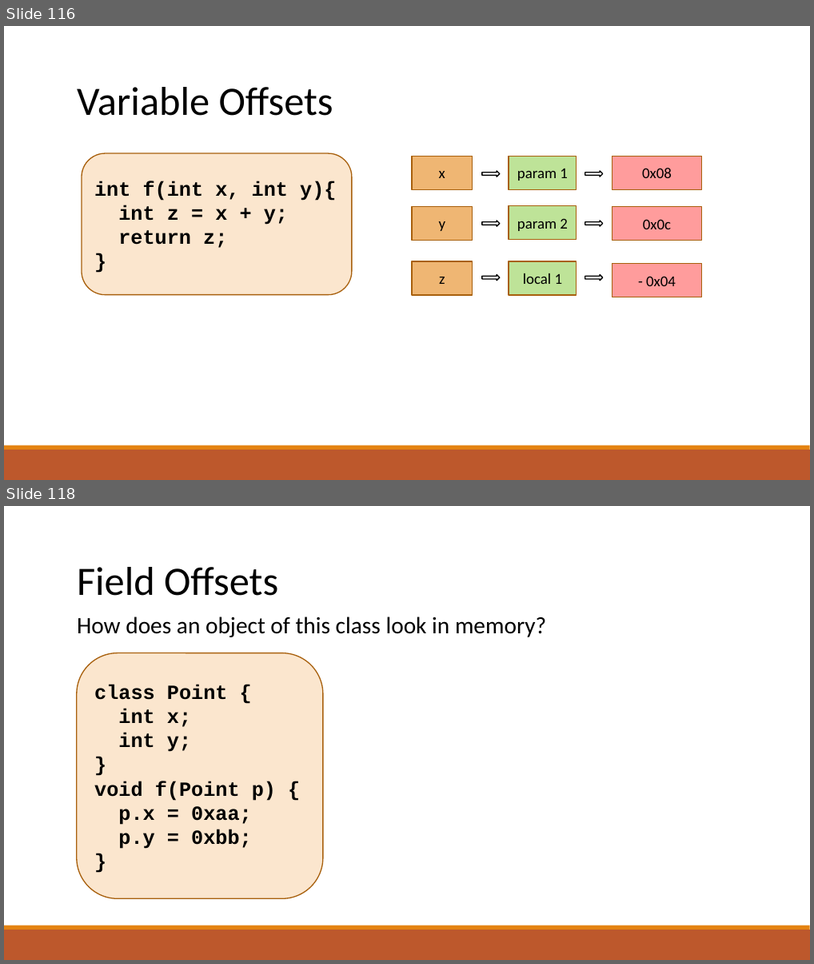
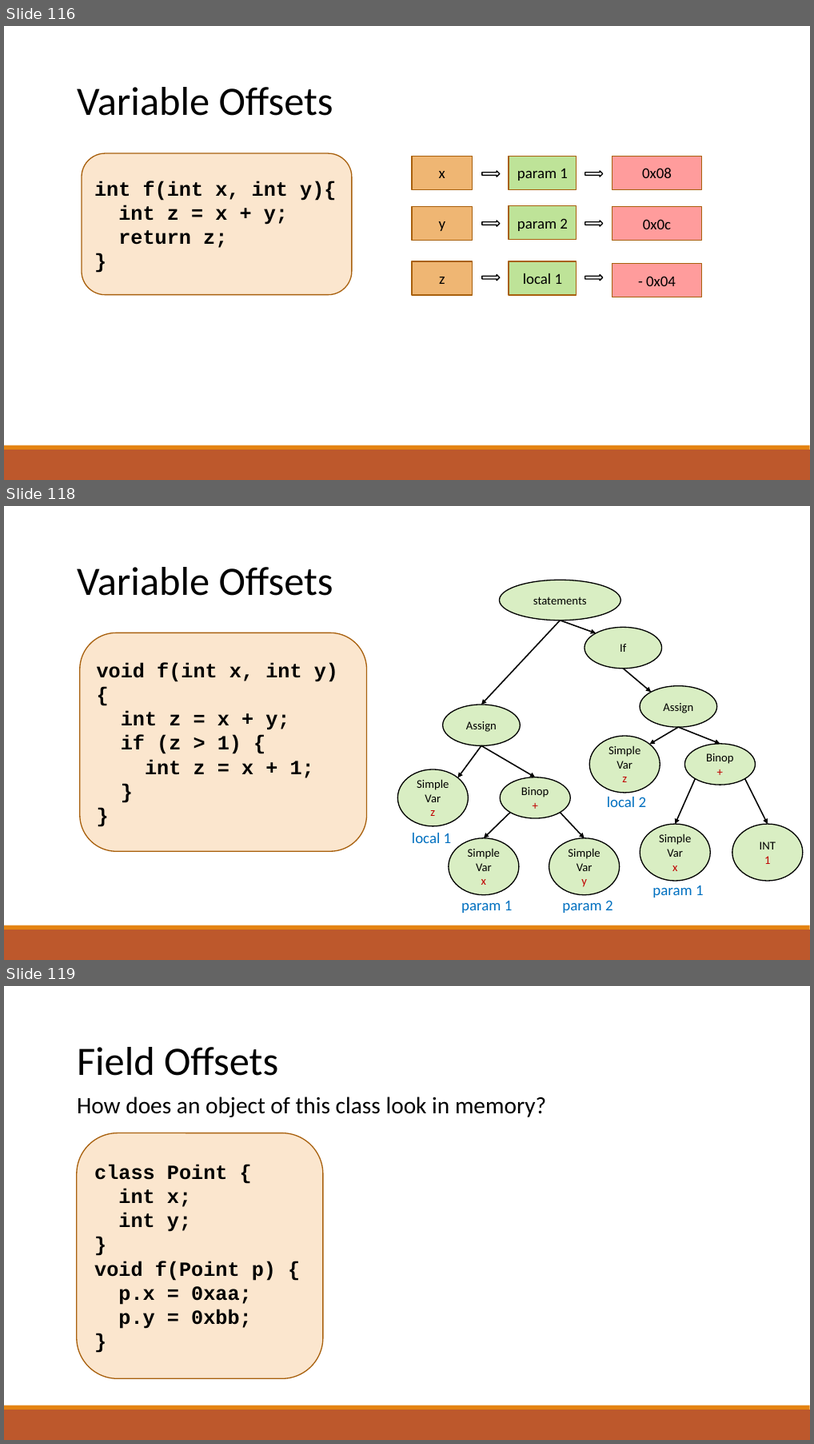
Before and after one commit to raghadzeidan/COMPILATION_TAU_FOR_STUDENTS, a slide deck: new_slides/semantic.pptx. Shown one above the other, each under a label of ours: slides 116 and 118 before the commit, slides 116, 118 and 119 after it; the slides between them are not shown. The pictures are 814x964 and 814x1444 pixels, drawn with LibreOffice and Linux fonts; fonts in the diff are those of the drawing. Boxes give left, top, right and bottom in pixels: in the first picture for what was removed or moved away, otherwise in the second. Text is boxed around its words. In the diff, an @@ line names an element or a change of style, - is before the commit and + after.

```diff
--- a/new_slides/semantic.pptx
+++ b/new_slides/semantic.pptx
@@ slide 118 added at (4,506,810,960), background #FFFFFF; not listed: 2 template elements that a slide beside it also shows @@
@@ text added at (77,567,334,596), 48 pt, text #000000 @@
+Variable Offsets
@@ ellipse added at (499,580,621,620), fill #92D050 at 34% opacity, outline #000000 1.25 pt, 14 pt, text #000000 @@
+statements
@@ arrow added from (561, 620) to (482, 704), #000000 1.5 pt @@
@@ arrow added from (561, 620) to (596, 633), #000000 1.5 pt @@
@@ rounded rectangle added at (80,633,367,852), fill #FBE6CE, outline #A9610D 1.25 pt, 24 pt, text #000000, bold @@
+void f(int x, int y){
+int z = x + y;
+if (z > 1) {
+int z = x + 1;
+}
+}
@@ ellipse added at (585,627,662,668), fill #92D050 at 34% opacity, outline #000000 1.25 pt, 14 pt, text #000000 @@
+If
@@ arrow added from (623, 668) to (651, 692), #000000 1.5 pt @@
@@ ellipse added at (641,686,718,727), fill #92D050 at 34% opacity, outline #000000 1.25 pt, 14 pt, text #000000 @@
+Assign
@@ ellipse added at (443,704,521,745), fill #92D050 at 34% opacity, outline #000000 1.25 pt, 14 pt, text #000000 @@
+Assign
@@ arrow added from (482, 745) to (458, 778), #000000 1.5 pt @@
@@ arrow added from (482, 745) to (536, 777), #000000 1.5 pt @@
@@ ellipse added at (590,736,660,792), fill #92D050 at 34% opacity, outline #000000 1.25 pt, 14 pt, text #000000 @@
+Simple
+Var
+z
@@ arrow added from (679, 727) to (650, 744), #000000 1.5 pt @@
@@ arrow added from (679, 727) to (720, 744), #000000 1.5 pt @@
@@ ellipse added at (685,744,755,785), fill #92D050 at 34% opacity, outline #000000 1.25 pt, 14 pt, text #000000 @@
+Binop
++
@@ ellipse added at (398,769,468,826), fill #92D050 at 34% opacity, outline #000000 1.25 pt, 14 pt, text #000000 @@
+Simple
+Var
+z
@@ ellipse added at (500,777,570,818), fill #92D050 at 34% opacity, outline #000000 1.25 pt, 14 pt, text #000000 @@
+Binop
++
@@ arrow added from (695, 779) to (675, 824), #000000 1.5 pt @@
@@ arrow added from (746, 779) to (768, 824), #000000 1.5 pt @@
@@ arrow added from (510, 812) to (484, 838), #000000 1.5 pt @@
@@ arrow added from (561, 812) to (585, 838), #000000 1.5 pt @@
@@ text added at (607,796,647,807), 18 pt, text #0070C0 @@
+local 2
@@ text added at (412,832,452,843), 18 pt, text #0070C0 @@
+local 1
@@ ellipse added at (449,838,519,895), fill #92D050 at 34% opacity, outline #000000 1.25 pt, 14 pt, text #000000 @@
+Simple
+Var
+x
@@ ellipse added at (550,838,620,895), fill #92D050 at 34% opacity, outline #000000 1.25 pt, 14 pt, text #000000 @@
+Simple
+Var
+y
@@ ellipse added at (641,824,710,880), fill #92D050 at 34% opacity, outline #000000 1.25 pt, 14 pt, text #000000 @@
+Simple
+Var
+x
@@ ellipse added at (733,824,803,880), fill #92D050 at 34% opacity, outline #000000 1.25 pt, 14 pt, text #000000 @@
+INT
+1
@@ text added at (653,885,704,897), 18 pt, text #0070C0 @@
+param 1
@@ text added at (462,900,513,912), 18 pt, text #0070C0 @@
+param 1
@@ text added at (562,900,614,912), 18 pt, text #0070C0 @@
+param 2
@@ what was slide 118 is now slide 119 @@
```
Also in this commit, not shown: 4 slides changed, 2 other slides added, 1 other file.
